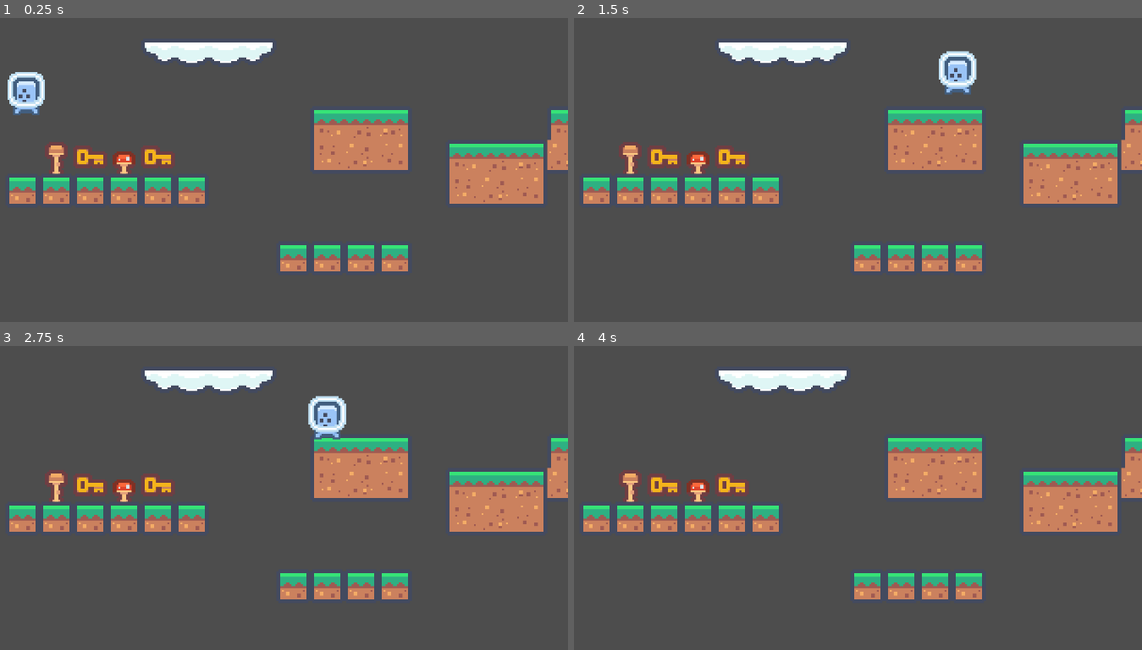
Above: before the commit, frames 1-4 (two rows, left to right).
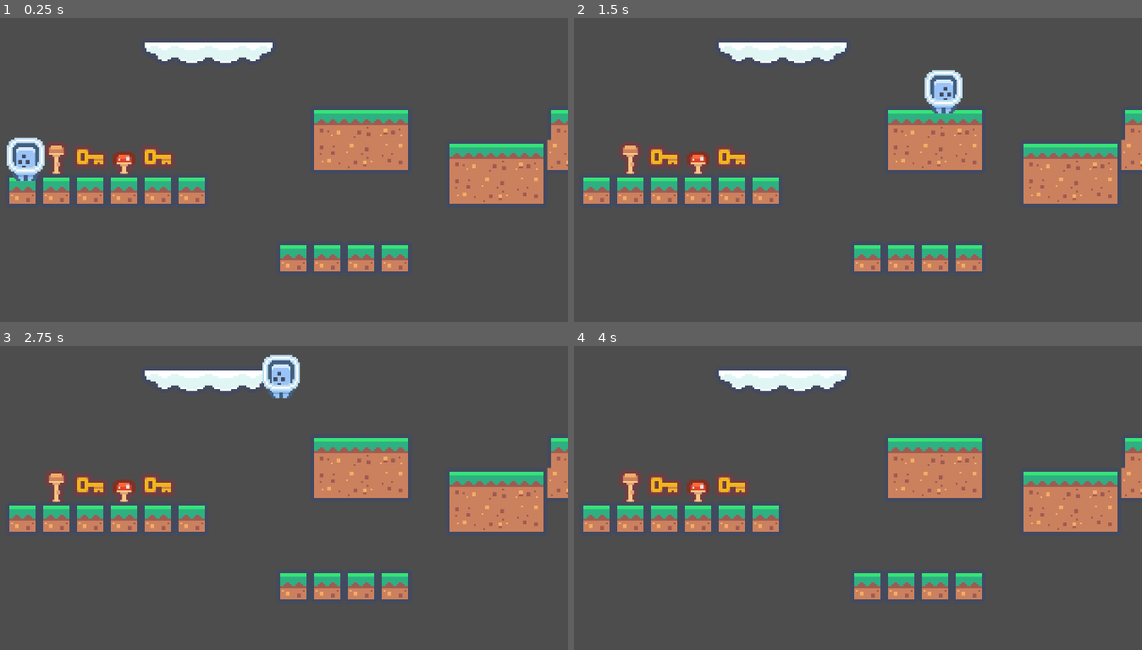
Above: after the commit, the same moments.

Repository: Animo105/ExplorationGodot
Game: Godot game, scene res://main.tscn
The game is run twice, just before and just after one commit, with the same random seed, the same clock (stepped at 60 frames per second) and the same inputs. After the commit the project has no main scene; this scene is started directly in both runs.
Inputs:
- Up to frame 1 (0.25 s): no input
- Up to frame 2 (1.5 s): hold Space (jump) 0.53-1.28 s; hold D (move_right) from 0.53 s (still down); tap Space (jump) at 1.35 s
- Up to frame 3 (2.75 s): tap Space (jump) at 1.52, 1.82 s; release D (move_right) at 2.03 s; hold A (move_left) from 2.03 s (still down); hold Space (jump) from 2.03 s (still down)
- Up to frame 4 (4 s): release A (move_left) at 2.78 s; release Space (jump) at 2.78 s; hold D (move_right) from 2.78 s (still down); tap Space (jump) at 2.85, 3.02, 3.32 s; hold Space (jump) from 3.53 s (still down)

The runs differ from the first frame. In frame 1, 1.6% of the frame differs, in the area x 1-8%, y 17-54%; in frame 2, 1.3%; in frame 3, 1.6%, in the area x 46-61%, y 2-31%; in frame 4, nothing differs.

Commit message:
player is moving tabarnouche

Diff:
--- /dev/null
+++ b/camera.gd
@@ -0,0 +1,5 @@
+extends Node2D
+@export var camera_follow : Node2D
+
+func _process(delta: float) -> void:
+	position = lerp(position, camera_follow.position, 0.1)
--- /dev/null
+++ b/camera.tscn
@@ -0,0 +1,13 @@
+[gd_scene load_steps=3 format=3 uid="uid://d4aewun7u0taa"]
+
+[ext_resource type="Script" uid="uid://cgj2vfoip0a87" path="res://camera.gd" id="1_u5kg4"]
+
+[sub_resource type="GDScript" id="GDScript_diie0"]
+script/source = "extends Camera2D
+"
+
+[node name="Camera" type="Node2D"]
+script = ExtResource("1_u5kg4")
+
+[node name="Camera2D" type="Camera2D" parent="."]
+script = SubResource("GDScript_diie0")
--- a/player.gd
+++ b/player.gd
@@ -1,22 +1,52 @@
 extends CharacterBody2D
 
-# Variables de base
 @export var speed := 200
-@export var jump_force := -400
-@export var gravity := 900
+@export var gravity := 1200
+@export var jump_force := -300
+var anim_timer = 0.0
+@export var anim_speed = 0.07
+
+# Influence du maintien du saut
+@export var jump_gravity_multiplier := 0.5   # gravité réduite pendant maintien
+@export var fall_gravity_multiplier := 1.8   # gravité augmentée quand tu relâches
 
 func _physics_process(delta):
-	# Appliquer la gravité
-	if not is_on_floor():
-		velocity.y += gravity * delta
+	# ----- GRAVITÉ -----
+	var current_gravity = gravity
 
-	# Mouvement gauche/droite
+	if velocity.y < 0:  # Le joueur monte
+		if Input.is_action_pressed("jump"):
+			current_gravity *= jump_gravity_multiplier  # montée plus lente
+		else:
+			current_gravity *= fall_gravity_multiplier  # retombe vite si relâche
+	elif velocity.y > 0:  # Le joueur descend
+		current_gravity *= fall_gravity_multiplier
+
+	velocity.y += current_gravity * delta
+
+	# ----- DÉPLACEMENT HORIZONTAL -----
 	var direction = Input.get_axis("move_left", "move_right")
-	velocity.x = direction * speed
+	velocity.x = lerp(velocity.x, direction * speed, 0.3)
+	if (direction < 0) :
+		$Sprite2D.scale.x = 1
+	if (direction > 0) :
+		$Sprite2D.scale.x = -1
+	if (direction != 0) :
+		anim_timer += delta
+		if (anim_timer > anim_speed) :
+			if ($Sprite2D.frame == 3) :
+				$Sprite2D.frame = 2
+			else :
+				$Sprite2D.frame = 3
+			anim_timer = 0
+	else :
+		$Sprite2D.frame = 3
 
-	# Saut
+	# ----- SAUT -----
 	if Input.is_action_just_pressed("jump") and is_on_floor():
 		velocity.y = jump_force
+	if (!is_on_floor()) :
+		$Sprite2D.frame = 2;
 
-	# Appliquer le mouvement
+	# ----- APPLIQUER LE MOUVEMENT -----
 	move_and_slide()
--- a/project.godot
+++ b/project.godot
@@ -11,7 +11,6 @@
 [application]
 
 config/name="ExplorationGodot"
-run/main_scene="uid://cyar3j4q8dwge"
 config/features=PackedStringArray("4.5", "Forward Plus")
 config/icon="res://icon.svg"
 
Not shown, added: camera.gd.uid
Not shown, added: player.tscn1409732596.tmp
